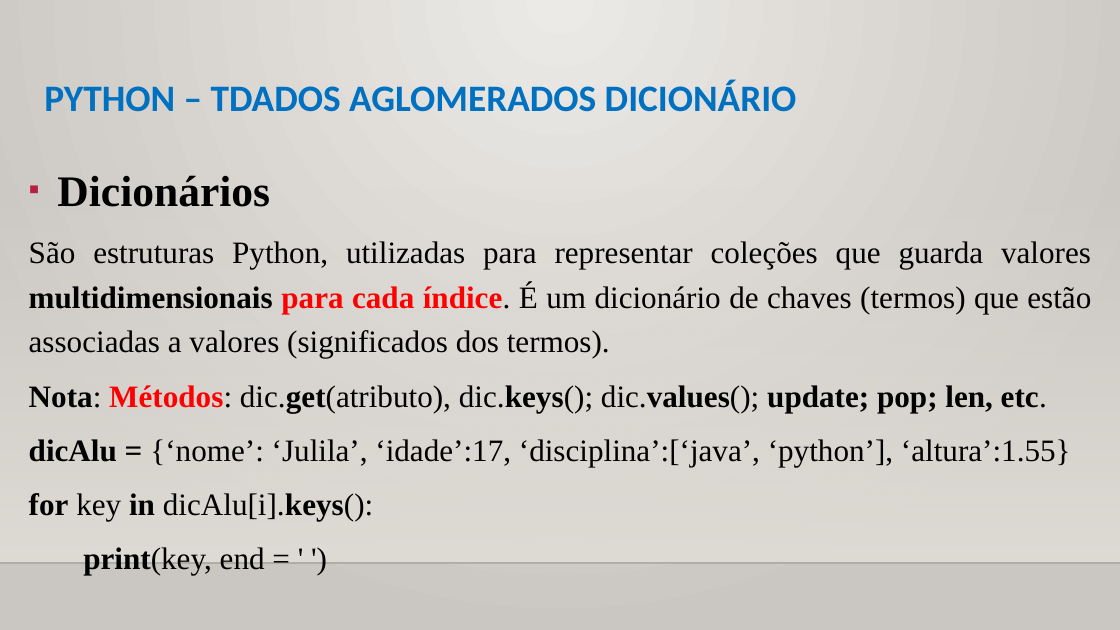
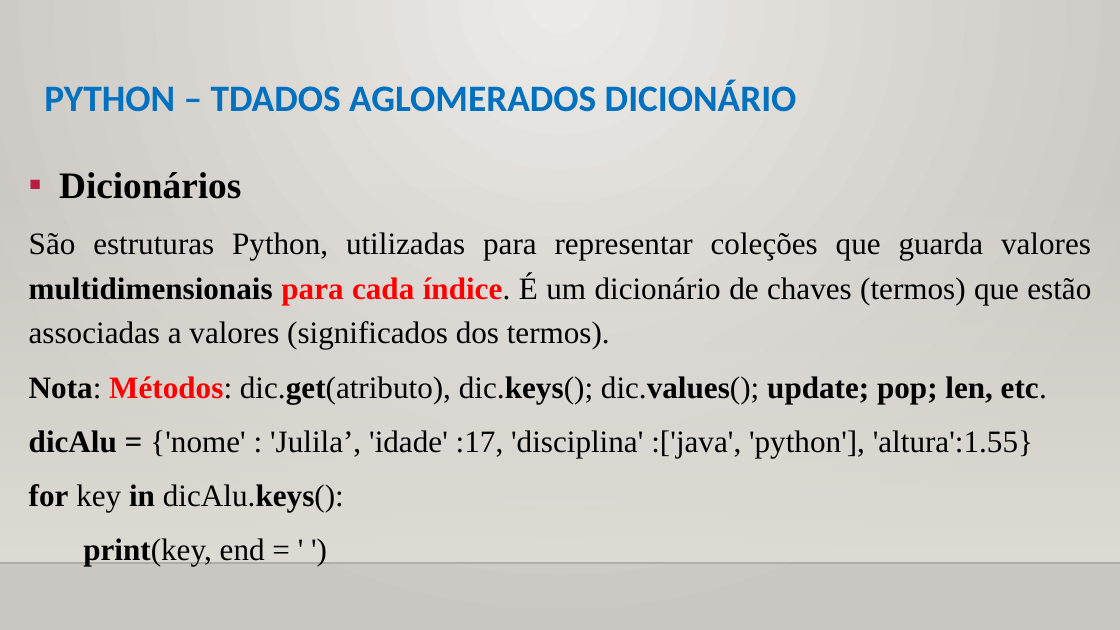
Before and after one commit to CloudEducationBrazil/WydenPythonParadigmas, a slide deck: slide 23 of 01 Classes/Aula 07 Programação Python - Tipos de Dados Aglomerados.pptx. Drawn at 1120x630 pixels with LibreOffice and Linux fonts; fonts in the diff are those of the drawing; background and template pictures are left out. Boxes give left, top, right and bottom in pixels: in the first picture for what was removed or moved away, otherwise in the second. Text is boxed around its words. In the diff, an @@ line names an element or a change of style, - is before the commit and + after.

Commit message:
Aula Python Paradigmas 09Set2025 ...

```diff
--- a/01 Classes/Aula 07 Programação Python - Tipos de Dados Aglomerados.pptx
+++ b/01 Classes/Aula 07 Programação Python - Tipos de Dados Aglomerados.pptx
@@ text at box(59, 172, 241, 199): size 28 to 24 pt in "Dicionários" @@
@@ text at box(29, 430, 1033, 512): text changed @@
-dicAlu = {‘nome’: ‘Julila’, ‘idade’:17, ‘disciplina’:[‘java’, ‘python’], ‘altura’:1.55}
-for key in dicAlu[i].keys():
+dicAlu = {'nome' : 'Julila’, 'idade' :17, 'disciplina' :['java', 'python'], 'altura':1.55}
+for key in dicAlu.keys():
```
Also in this commit, not shown: 13 other slides changed, 3 other files.
